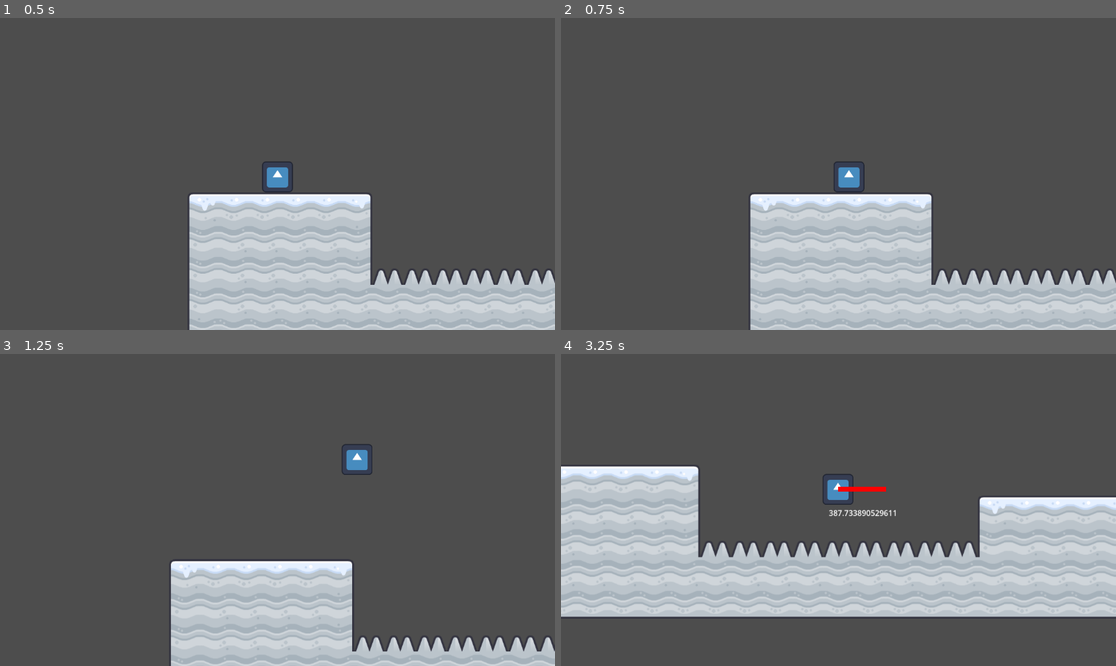
Above: before the commit, frames 1-4 (two rows, left to right).
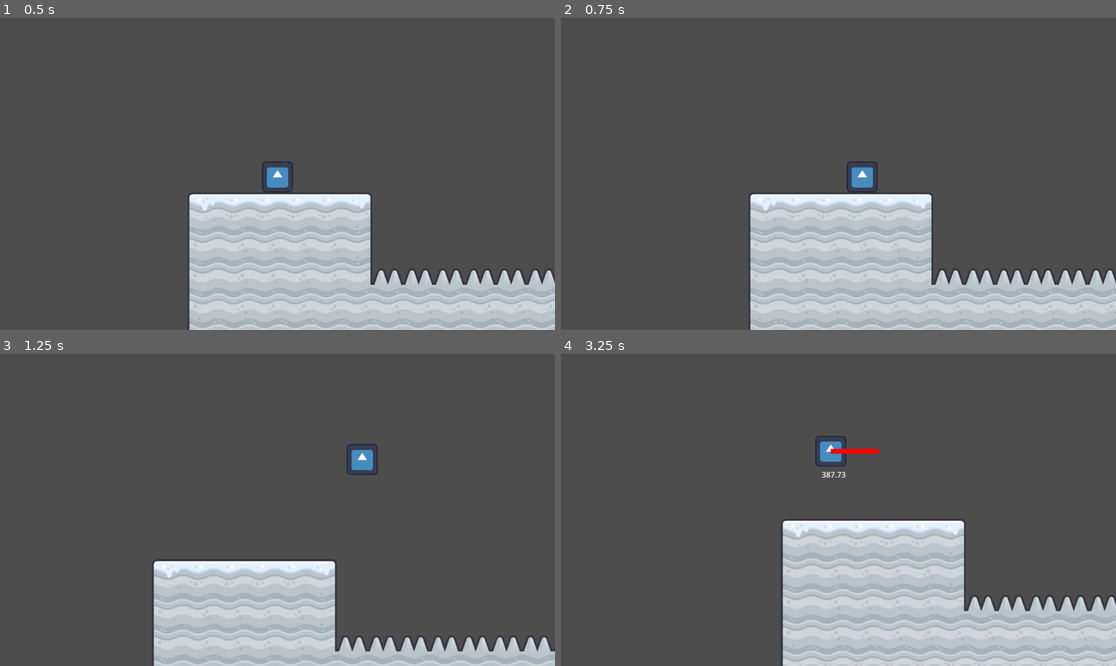
Above: after the commit, the same moments.

Repository: Emarald64/gliding-game
Game: Godot game, scene res://Scenes/main.tscn
The game is run twice, just before and just after one commit, with the same random seed, the same clock (stepped at 60 frames per second) and the same inputs. The engine's default icon, where the game draws it, is replaced by a stand-in: a white triangle on a blue panel in a dark square.
Inputs:
- Up to frame 1 (0.5 s): no input
- Up to frame 2 (0.75 s): tap Enter at 0.5 s; hold Right (move_right) from 0.53 s (still down); hold Shift (glide) from 0.53 s (still down)
- Up to frame 3 (1.25 s): keep holding Right (move_right); keep holding Shift (glide); tap Space (jump) at 0.77 s
- Up to frame 4 (3.25 s): release Shift (glide) at 1.28 s; tap Shift (glide) at 1.35, 2.85 s; tap Space (jump) at 1.52, 3.02 s; release Right (move_right) at 2.03 s; hold Left (move_left) 2.03-2.78 s; hold Shift (glide) 2.03-2.78 s; hold Right (move_right) from 2.78 s (still down)

Frame 1 is identical in both runs. In frame 2, 0.4% of the frame differs, in the area x 49-58%, y 46-56%; in frame 3, 4.3%; in frame 4, 39%, in the area x 0-100%, y 26-100%.

Commit message:
added respawning

Diff:
--- a/Scenes/player.gd
+++ b/Scenes/player.gd
@@ -2,7 +2,7 @@
 
 
 const MaxWalkSpeed = 400
-const WalkAccel=1000
+const WalkAccel=2000
 const JUMP_VELOCITY = -600.0
 
 #Gliding
@@ -10,26 +10,30 @@
 const StableGlideAngle=PI/12
 const maxGlideSpeed=1000
 const minGlideSpeed=75
-const glideAccel=700
+const glideAccel=500
 const glideDecel=700
+const HalfAngleRange=0.5
+
+const GlideSpriteScale=Vector2(1.5,0.75)
+
+@onready var baseSpriteScale=$Sprite2D.scale.x
 
 var glideSpeed:=0.0
 var glideAngle:=0.0
-#var glideRight:=true
 
 var gliding=false
 var canGlide=false
+var facingRight:=true
 
-var facingRight:=true
+@onready var checkpoint:Node2D=get_node('../StartPoint')
 
 func _physics_process(delta: float) -> void:
 	if not is_on_floor():
 		if gliding:
 			# Glide movement
-
 			var maxAngleChange=delta * angleChangeFactor / glideSpeed
 
-			var target_angle=StableGlideAngle+Input.get_axis("glide_up","glide_down")
+			var target_angle=StableGlideAngle+(Input.get_axis("glide_up","glide_down")*HalfAngleRange)
 			if target_angle<StableGlideAngle and is_equal_approx(glideSpeed,minGlideSpeed):
 				target_angle=StableGlideAngle
 			glideAngle=move_toward(glideAngle,target_angle,maxAngleChange)
@@ -46,38 +50,54 @@
 			if not facingRight:
 				velocity.x*=-1
 			#Debug
-			$DebugGlideSpeed.text=str(glideSpeed)
+			$DebugGlideSpeed.text=str(roundf(glideSpeed*100)/100)
 			var anglePoint=Vector2.from_angle(glideAngle)*100
 			if not facingRight:
 				anglePoint.x*=-1
 			$DebugGlideAngle.set_point_position(1,anglePoint)
-			print(glideAngle)
+			#print(glideAngle)
 
 			if not Input.is_action_pressed('glide'):
 				#End Glide
-				gliding=false
+				stopGlide()
 				canGlide=false
 		else:
 			# Fall
 			if Input.is_action_just_pressed("glide") and canGlide:
+				#Start Glide
+				$Sprite2D.scale*=GlideSpriteScale
+				$CollisionShape2D.shape.size*=GlideSpriteScale
 				gliding=true
-				print(velocity.angle())
 				glideSpeed=velocity.length()
-				glideAngle=fmod(velocity.angle(),PI/2)
+				glideAngle=clampf(fmod(velocity.angle(),PI/2),StableGlideAngle-HalfAngleRange,StableGlideAngle+HalfAngleRange)
 			velocity.y+=1000*delta
 	else:
-		gliding=false
+		# On ground
+		if gliding:
+			stopGlide()
 		canGlide=true
 		if Input.is_action_just_pressed("jump"):
 			velocity.y = JUMP_VELOCITY
 
-	# Get the input direction and handle the movement/deceleration.
-	# As good practice, you should replace UI actions with custom gameplay actions.
+	if Input.is_action_just_pressed("respawn"):
+		respawn()
+
 	var direction := Input.get_axis("move_left", "move_right")
 	if not gliding:
-		facingRight=direction>0
-	if direction:
-		velocity.x = clampf(velocity.x+(direction*delta*WalkAccel*(0.1 if gliding else 1.0)),-MaxWalkSpeed,MaxWalkSpeed)
-	elif not gliding:
-		velocity.x=move_toward(velocity.x,0,WalkAccel*delta)
+		if direction:
+			$Sprite2D.scale.x=baseSpriteScale*signf(direction)
+			facingRight=direction>0
+			velocity.x = clampf(velocity.x+(direction*delta*WalkAccel*(0.1 if gliding else 1.0)*(2 if signf(velocity.x) != signf(direction) else 1)),-MaxWalkSpeed,MaxWalkSpeed)
+		else:
+			velocity.x=move_toward(velocity.x,0,WalkAccel*delta*2)
 	move_and_slide()
+
+func respawn()->void:
+	global_position=checkpoint.global_position
+	velocity=Vector2.ZERO
+	if gliding:stopGlide()
+
+func stopGlide()->void:
+	$Sprite2D.scale/=GlideSpriteScale
+	$CollisionShape2D.shape.size/=GlideSpriteScale
+	gliding=false
--- a/Scenes/player.tscn
+++ b/Scenes/player.tscn
@@ -24,3 +24,12 @@
 
 [node name="DebugGlideAngle" type="Line2D" parent="."]
 points = PackedVector2Array(0, 0, 0, 0)
+
+[node name="Hurtbox" type="Area2D" parent="."]
+collision_layer = 0
+collision_mask = 2
+
+[node name="CollisionShape2D" type="CollisionShape2D" parent="Hurtbox"]
+shape = SubResource("RectangleShape2D_vgqql")
+
+[connection signal="body_entered" from="Hurtbox" to="." method="respawn" unbinds=1]
--- a/project.godot
+++ b/project.godot
@@ -55,6 +55,16 @@
 , Object(InputEventKey,"resource_local_to_scene":false,"resource_name":"","device":-1,"window_id":0,"alt_pressed":false …(183 unchanged characters)…
 ]
 }
+respawn={
+"deadzone": 0.2,
+"events": [Object(InputEventKey,"resource_local_to_scene":false,"resource_name":"","device":-1,"window_id":0,"alt_pressed":false,"shift_pressed":false,"ctrl_pressed":false,"meta_pressed":false,"pressed":false,"keycode":0,"physical_keycode":82,"key_label":0,"unicode":114,"location":0,"echo":false,"script":null)
+]
+}
+
+[layer_names]
+
+2d_physics/layer_1="wall"
+2d_physics/layer_2="death"
 
 [rendering]
 
